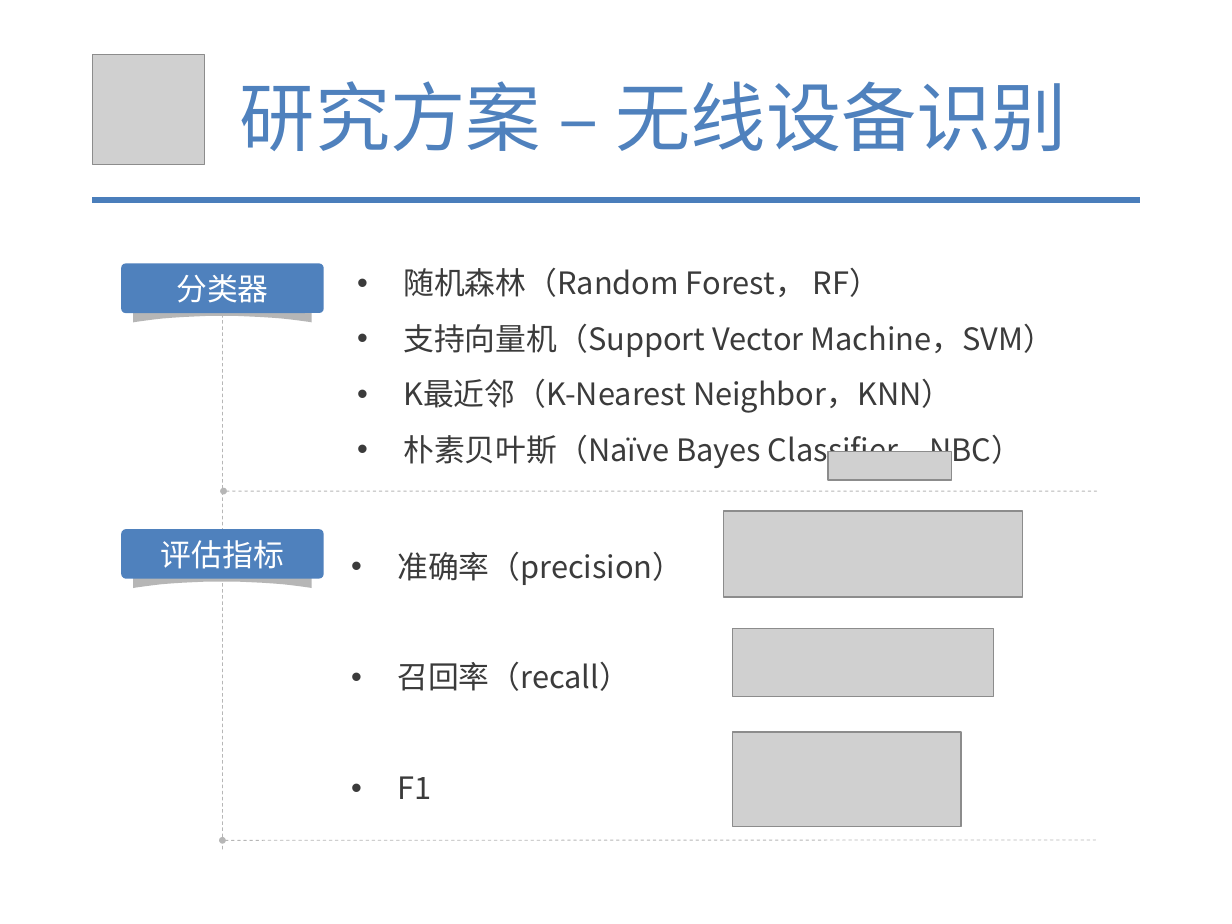
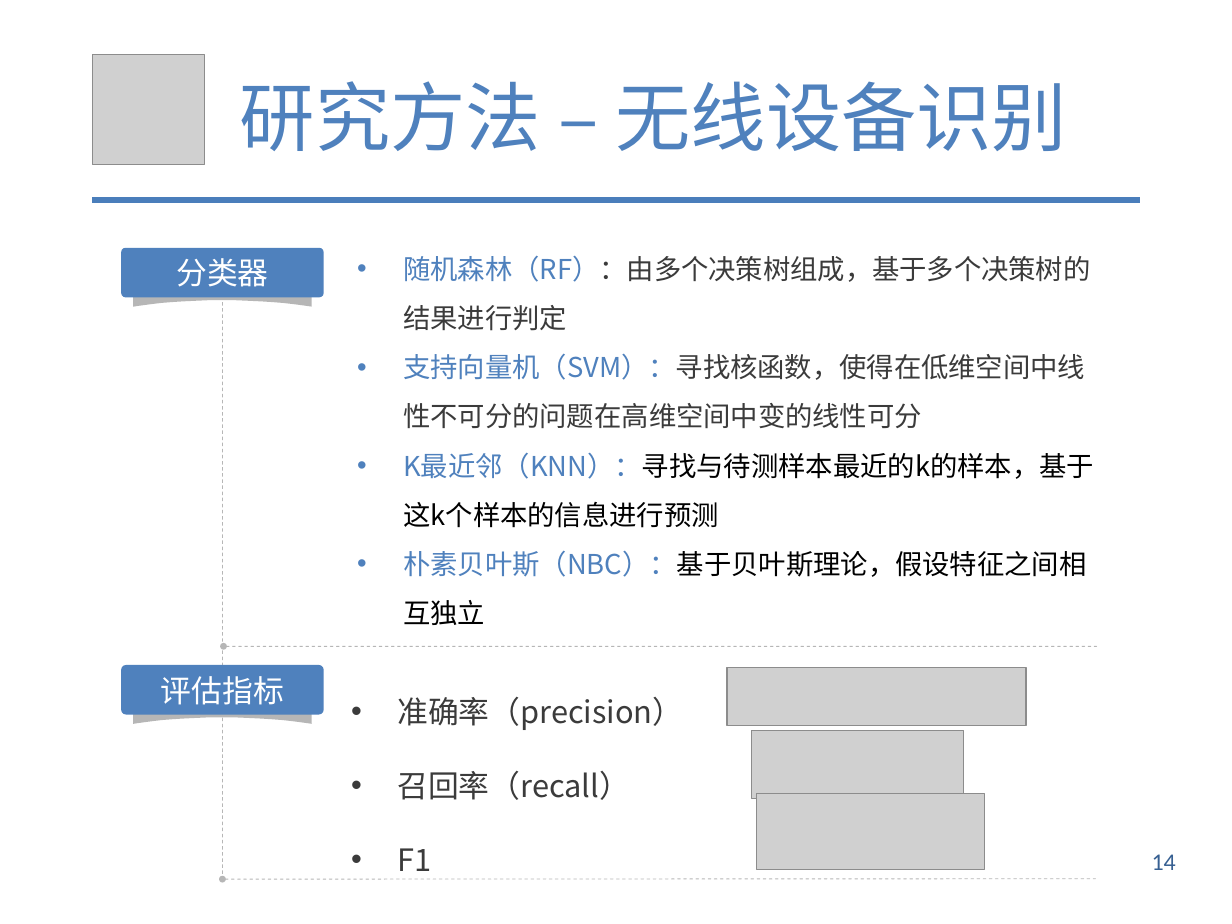
Before and after one commit to tianwen2017111/graduate_git, a slide deck: slide 14 of 余天文-硕5033班.pptx. Drawn at 1232x924 pixels with LibreOffice and Linux fonts; fonts in the diff are those of the drawing; grey boxes stand for pictures. Boxes give left, top, right and bottom in pixels: in the first picture for what was removed or moved away, otherwise in the second. Text is boxed around its words. In the diff, an @@ line names an element or a change of style, - is before the commit and + after.

```diff
--- a/余天文-硕5033班.pptx
+++ b/余天文-硕5033班.pptx
@@ text at [240, 81, 1068, 151]: text changed @@
-研究方案 – 无线设备识别
+研究方法 – 无线设备识别
@@ rounded rectangle "分类器": place and size @@
-rounded rectangle "分类器" at [121, 264, 323, 313]
+rounded rectangle "分类器" at [121, 248, 323, 297]
@@ line moved from (223, 296) - (223, 850) to (223, 260) - (223, 878) @@
@@ text at [403, 256, 1094, 625]: text changed; size 18 to 16 pt @@
-• 随机森林（Random Forest， RF）
-• 支持向量机（Support Vector Machine，SVM）
-• K最近邻（K-Nearest Neighbor，KNN）
-• 朴素贝叶斯（Naïve Bayes Classifier，NBC）
+• 随机森林（RF）：由多个决策树组成，基于多个决策树的结果进行判定
+• 支持向量机（SVM）：寻找核函数，使得在低维空间中线性不可分的问题在高维空间中变的线性可分
+• K最近邻（KNN）：寻找与待测样本最近的k的样本，基于这k个样本的信息进行预测
+• 朴素贝叶斯（NBC）：基于贝叶斯理论，假设特征之间相互独立
@@ freeform shape: place and size @@
-freeform shape at [133, 298, 312, 322]
+freeform shape at [133, 283, 312, 307]
@@ picture removed at [828, 452, 951, 480] @@
@@ text "准确率（precision）": place and size @@
-text "准确率（precision）" at [397, 552, 683, 799]
+text "准确率（precision）" at [397, 697, 683, 871]
@@ text "准确率（precision）" at [397, 697, 683, 871]: line spacing 1.5 to 3; line spacing 1.5 to 2 @@
@@ arrow moved from (223, 492) - (1096, 492) to (223, 647) - (1096, 647) @@
@@ rounded rectangle "评估指标": place and size @@
-rounded rectangle "评估指标" at [121, 529, 323, 578]
+rounded rectangle "评估指标" at [121, 665, 323, 715]
@@ picture: place and size @@
-picture at [723, 511, 1023, 598]
+picture at [727, 668, 1026, 726]
@@ freeform shape: place and size @@
-freeform shape at [133, 564, 312, 588]
+freeform shape at [133, 700, 312, 723]
@@ picture: place and size @@
-picture at [733, 628, 993, 696]
+picture at [752, 731, 963, 798]
@@ picture: place and size @@
-picture at [733, 732, 961, 827]
+picture at [756, 793, 984, 869]
@@ page number added at [1152, 854, 1176, 870], 14 pt, text #376092 @@
+14
@@ arrow moved from (223, 840) - (1095, 840) to (223, 880) - (1095, 878) @@
```
Also in this commit, not shown: 30 other slides changed, 4 slides added, 1 slide removed, 49 other files.
